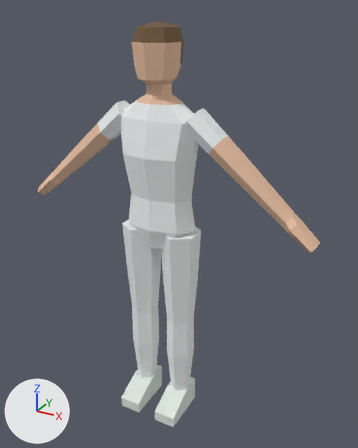
Before and after pictures for a commit that changed the FBX model Assets/Character/Nurse_Male_White/Nurse_Male_White.fbx.
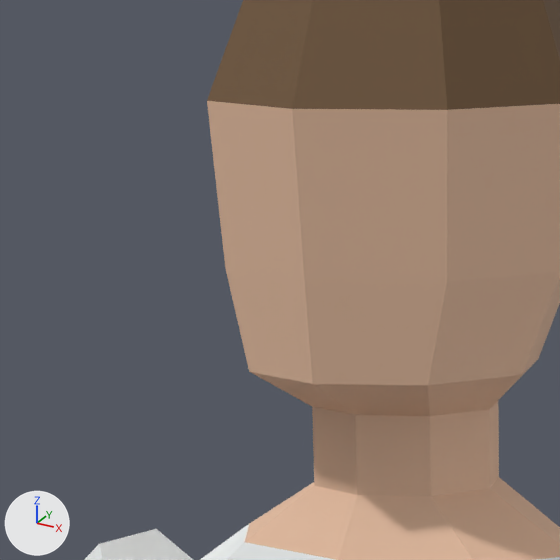
Each version is shown whole from a 50 mm lens placed at (1.037, -1.722, 1.85), pointed at (0.067, 0.041, 0.968), then close up on the part from 29% to 50% of the width and 6% to 23% of the height. Every picture has the same lights, and +X, +Y and +Z are marked at lower left. The first two pictures are the older version.

Objects in the first close-up: 'Nurse_Male_White'.
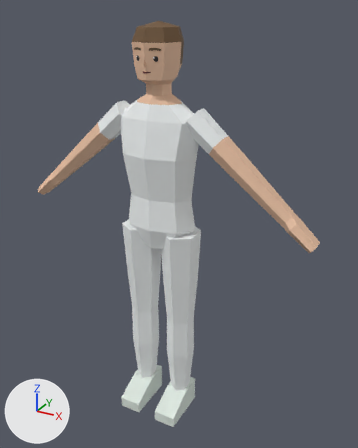
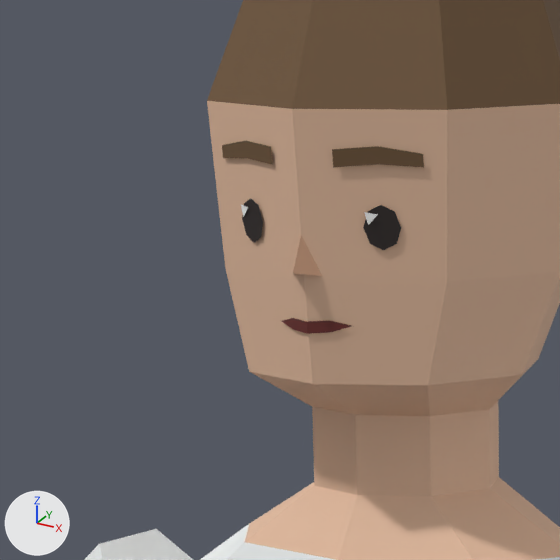
The change, as a diff of the scene's bpy script:
```diff
--- a/Assets/Character/Nurse_Male_White/Nurse_Male_White.fbx.py
+++ b/Assets/Character/Nurse_Male_White/Nurse_Male_White.fbx.py
@@ img_facepalette_png @@
+img_facepalette_png = load_image('FacePalette.png', '../Face/FacePalette.png', 32, 16, 'sRGB')
@@ mat_nurse_male_white_face @@
+mat_nurse_male_white_face = principled_material('Nurse_Male_White_Face')
+mat_nurse_male_white_face.texture = img_facepalette_png
+mat_nurse_male_white_face.roughness = 0.55
@@ me_nurse_male_white @@
 # used by ob_nurse_male_white; location = (0.0, 0.0, 0.0)
-me_nurse_male_white.from_pydata(...)  # 249 vertices, 228 faces; spans x -0.69..0.69, y -0.16..0.1, z 0.0..1.8
+me_nurse_male_white.from_pydata(...)  # 329 vertices, 289 faces; spans x -0.69..0.69, y -0.16..0.1, z 0.0..1.8
+# me_nurse_male_white part 1
+# 80 vertices are added at x -0.06..0.06, y -0.11..-0.08, z 1.62..1.71
+# 53 new faces join them, mat_nurse_male_white_face (picture img_facepalette_png)
+# 8 new faces join them, mat_nurse_male_white_hair (brown #6f5538)
 me_nurse_male_white.materials.append(mat_nurse_male_white_bottom)
@@ me_nurse_male_white @@
 me_nurse_male_white.materials.append(mat_nurse_male_white_shoes)
+me_nurse_male_white.materials.append(mat_nurse_male_white_face)  # picture img_facepalette_png
```

Location of each change, [x1, y1, x2, y2] in pixels of the close-ups (560 x 560 px):
part 1 of me_nurse_male_white, added
    after: [222, 141, 424, 334]
